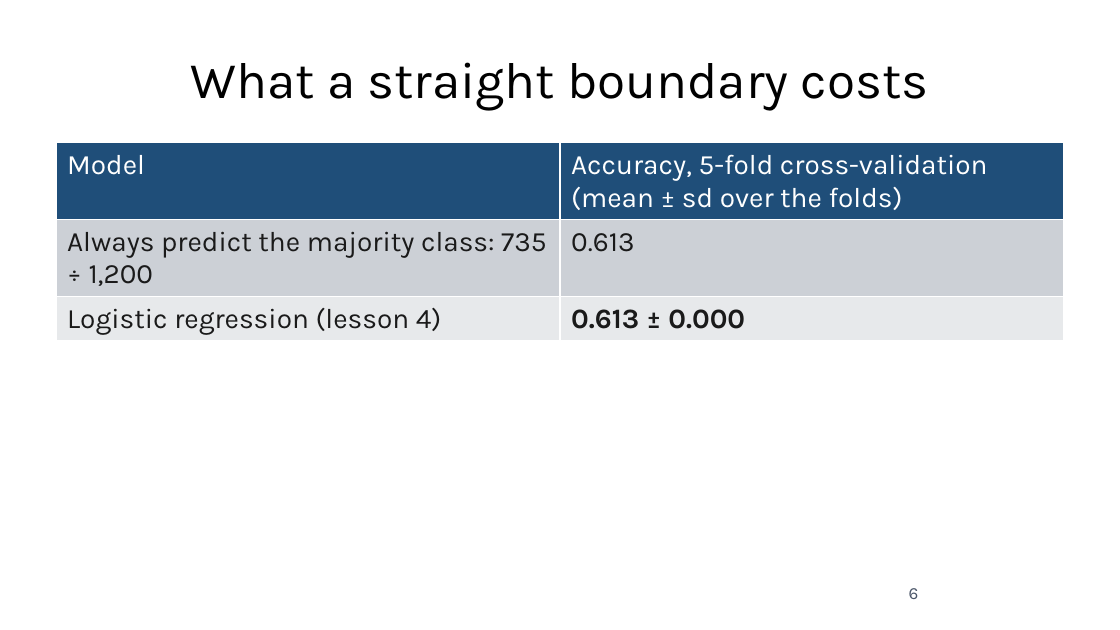
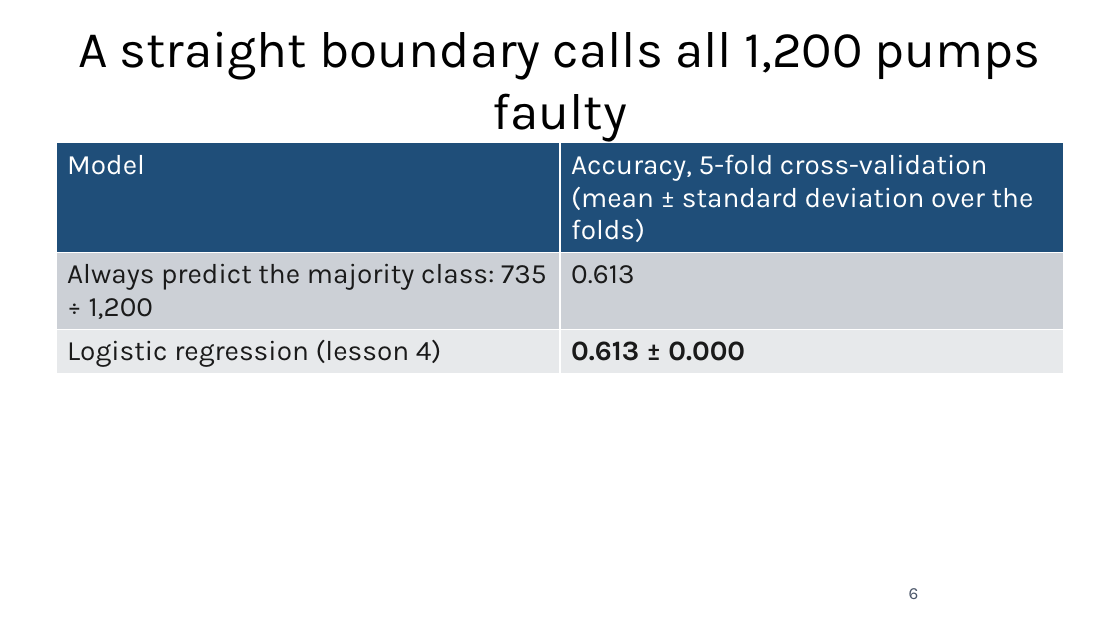
Before and after one commit to fabioantonini/technologies-for-artificial-intelligence, a slide deck: slide 6 of Lessons/06_knn_naive_bayes_svm/Slides/knn_naive_bayes_svm_slides.pptx. Drawn at 1120x630 pixels with LibreOffice and Linux fonts; fonts in the diff are those of the drawing; background and template pictures are left out. Boxes give left, top, right and bottom in pixels: in the first picture for what was removed or moved away, otherwise in the second. Text is boxed around its words. In the diff, an @@ line names an element or a change of style, - is before the commit and + after.

```diff
--- a/Lessons/06_knn_naive_bayes_svm/Slides/knn_naive_bayes_svm_slides.pptx
+++ b/Lessons/06_knn_naive_bayes_svm/Slides/knn_naive_bayes_svm_slides.pptx
@@ title at <box>78,31,1041,141</box>: text changed @@
-What a straight boundary costs
+A straight boundary calls all 1,200 pumps faulty
@@ table at <box>56,143,1064,559</box> @@
-row 1, column 2: Accuracy, 5-fold cross-validation (mean ± sd over the folds)
+row 1, column 2: Accuracy, 5-fold cross-validation (mean ± standard deviation over the folds)
```
Also in this commit, not shown: 14 other slides changed, 17 other files.
